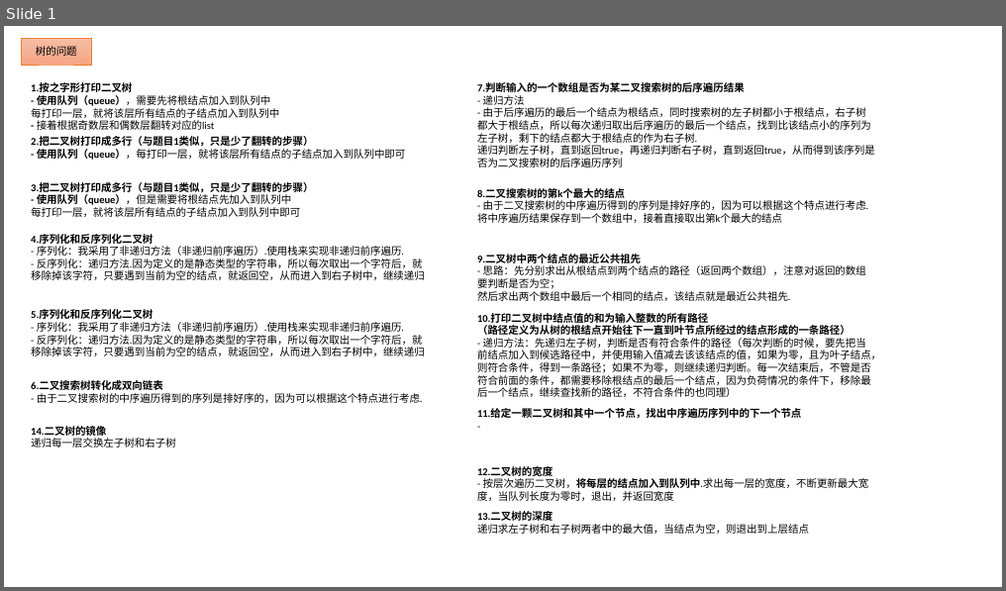
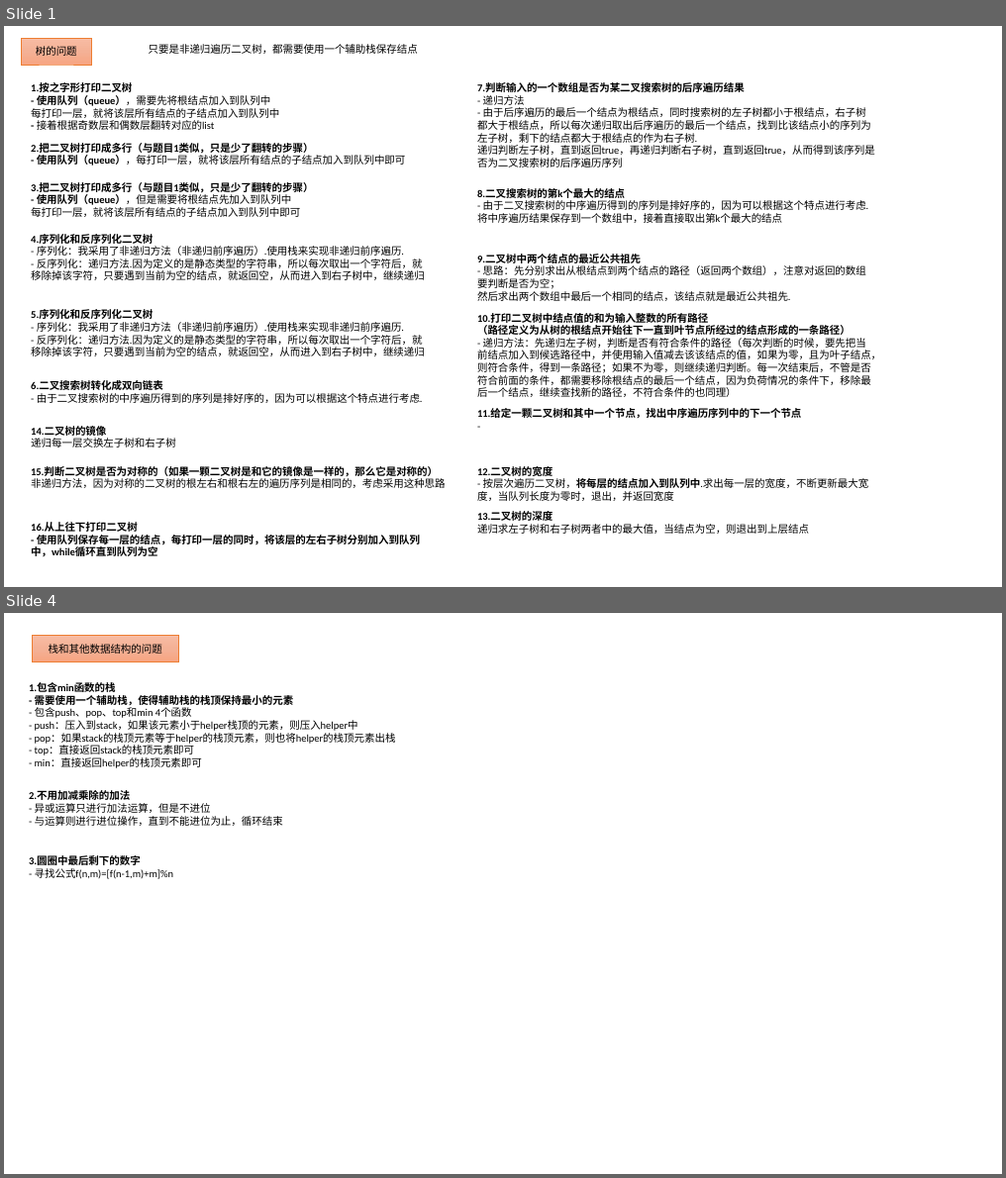
Before and after one commit to nda1992/Reading_Books_Notebook, a slide deck: 数据结构和算法/一些题目的解题思路.pptx. Shown one above the other, each under a label of ours: slide 1 before the commit, slides 1 and 4 after it; the slides between them are not shown. The pictures are 1006x591 and 1006x1178 pixels, drawn with LibreOffice and Linux fonts; fonts in the diff are those of the drawing. Boxes give left, top, right and bottom in pixels: in the first picture for what was removed or moved away, otherwise in the second. Text is boxed around its words. In the diff, an @@ line names an element or a change of style, - is before the commit and + after.

```diff
--- a/数据结构和算法/一些题目的解题思路.pptx
+++ b/数据结构和算法/一些题目的解题思路.pptx
@@ slide 4 added at (4, 613, 1002, 1174), background #FFFFFF @@
@@ rectangle added at (32, 636, 178, 663), fill gradient #F7BDA5 to #F5B196 to #F8A582, outline #ED7D31 0.5 pt, 10 pt, text #000000 @@
+栈和其他数据结构的问题
@@ text added at (29, 683, 396, 768), 10 pt, text #000000 @@
+1.包含min函数的栈
+- 需要使用一个辅助栈，使得辅助栈的栈顶保持最小的元素
+- 包含push、pop、top和min 4个函数
+- push：压入到stack，如果该元素小于helper栈顶的元素，则压入helper中
+- pop：如果stack的栈顶元素等于helper的栈顶元素，则也将helper的栈顶元素出栈
+- top：直接返回stack的栈顶元素即可
+- min：直接返回helper的栈顶元素即可
@@ text added at (29, 791, 283, 826), 10 pt, text #000000 @@
+2.不用加减乘除的加法
+- 异或运算只进行加法运算，但是不进位
+- 与运算则进行进位操作，直到不能进位为止，循环结束
@@ text added at (29, 857, 173, 879), 10 pt, text #000000 @@
+3.圆圈中最后剩下的数字
+- 寻找公式f(n,m)=[f(n-1,m)+m]%n
@@ slide 1 changed as well @@
@@ text added at (149, 44, 418, 54), 10 pt, text #000000 @@
+只要是非递归遍历二叉树，都需要使用一个辅助栈保存结点
@@ text "2.把二叉树打印成多行（与题目1类似，只是少了翻转的步骤）": place and size @@
-text "2.把二叉树打印成多行（与题目1类似，只是少了翻转的步骤）" at (31, 136, 406, 160)
+text "2.把二叉树打印成多行（与题目1类似，只是少了翻转的步骤）" at (31, 143, 406, 166)
@@ text added at (31, 467, 446, 488), 10 pt, text #000000, bold @@
+15.判断二叉树是否为对称的（如果一颗二叉树是和它的镜像是一样的，那么它是对称的）
+非递归方法，因为对称的二叉树的根左右和根右左的遍历序列是相同的，考虑采用这种思路
@@ text added at (31, 522, 420, 558), 10 pt, text #000000, bold @@
+16.从上往下打印二叉树
+- 使用队列保存每一层的结点，每打印一层的同时，将该层的左右子树分别加入到队列中，while循环直到队列为空
```
Also in this commit, not shown: 2 other slides added, 3 slides removed, 3 other files.
